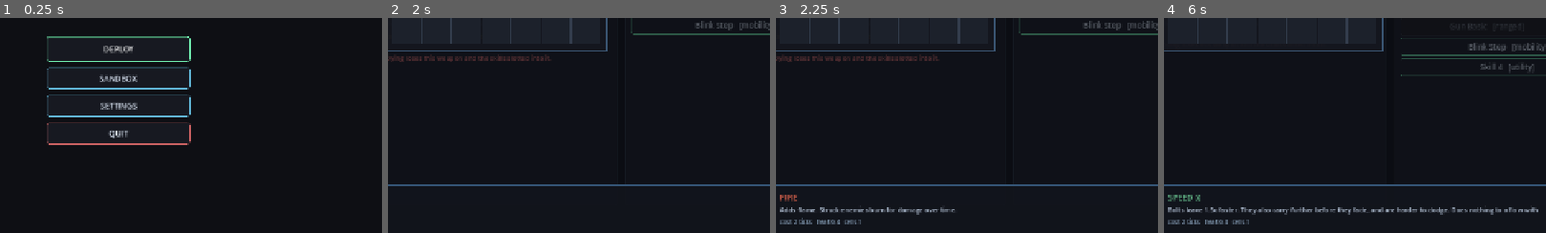
Above: before the commit, frames 1-4 (left to right).
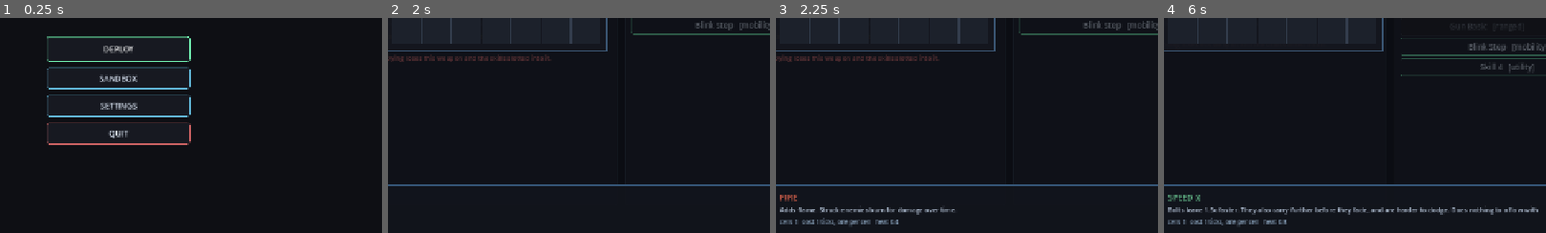
Above: after the commit, the same moments.

Repository: SophomoreSo/Enigami
Game: Godot game, scene res://scenes/main.tscn
The game is run twice, just before and just after one commit, with the same random seed, the same clock (stepped at 60 frames per second) and the same inputs.
Inputs:
- Up to frame 1 (0.25 s): no input
- Up to frame 2 (2 s): click "DEPLOY" at 0.5 s; click "NEW SKILL" at 1.25 s
- Up to frame 3 (2.25 s): click "NEW SKILL" at 2 s
- Up to frame 4 (6 s): click "SANDBOX" at 2.75 s; click "TITLE" at 3.5 s; click "Sword" at 4.25 s; click "NEW SKILL" at 5 s; click "NEW SKILL" at 5.75 s
The pictures show only the part of the screen within x 3-53%, y 43-93%; the shares and areas given below are measured in that part.

Frames 1-2 are identical in both runs. In frame 3, 0.4% of the frame differs, in the area x 2-32%, y 92-97%; in frame 4, 0.4%, in the area x 2-33%, y 92-97%.

Commit message:
One tick per grid cell
A part's tick cost is now its footprint, read from `cells` rather than
stored beside it, so the two cannot drift: every one-cell part costs one
tick and the two-cell forms cost two. What still separates parts in time
is heat.

DELAY is a cell of waiting like any other now; its description says so.
The ON PARRY guard window was read off that part's own tick cost, which
would have cut it from 0.20s to 0.07s, so it is pinned to real seconds
like the overclock settling delay.

Co-Authored-By: Claude Opus 5 <noreply@anthropic.com>
Claude-Session: https://claude.ai/code/session_01QiaBhKDVCYdLNyYN5D7A5d

Diff:
--- a/scripts/core/components.gd
+++ b/scripts/core/components.gd
@@ -6,6 +6,10 @@
 ## A component occupies one (or two) grid cells and declares its OUTPUT ports in
 ## LOCAL space. Rotation `r` turns a local direction `d` into world direction
 ## `(d + r) % 4`. Direction indices: 0=East 1=South 2=West 3=North.
+##
+## A part costs one tick per cell it occupies, so `cells` is its tick cost too:
+## time on the board is distance on the board, and what a cycle costs can be
+## counted off the grid instead of looked up part by part.
 ##
 ## Inputs are not declared. A part takes flow on any edge that is not one of its
 ## own outputs, so the arrows drawn on the board describe its behaviour
@@ -37,154 +41,154 @@
 const COL_TRIGGER := Color(0.98, 0.55, 0.78)
 
 ## id -> definition. Fields:
-##   name, cat, cost (ticks spent inside), heat, cells (1 or 2),
-##   inp (local input dirs), outs (local output dirs),
+##   name, cat, heat, cells (1 or 2), inp (local input dirs),
+##   outs (local output dirs),
 ##   payload_out (local dir of a trigger's secondary branch, -1 if none),
 ##   color, glyph, desc
 const DEFS := {
 	"INPUT": {
-		"name": "INPUT", "cat": CAT_STRUCT, "cost": 1, "heat": 0.0, "cells": 1,
+		"name": "INPUT", "cat": CAT_STRUCT, "heat": 0.0, "cells": 1,
 		"outs": [E], "payload_out": -1, "source": true, "color": COL_STRUCT, "glyph": "▶",
 		"desc": "Flow origin. Starts the next pulse once the previous one has resolved.",
 	},
 	"OUTPUT": {
-		"name": "OUTPUT", "cat": CAT_STRUCT, "cost": 1, "heat": 0.0, "cells": 1,
+		"name": "OUTPUT", "cat": CAT_STRUCT, "heat": 0.0, "cells": 1,
 		"outs": [], "payload_out": -1, "color": COL_STRUCT, "glyph": "◉",
 		"desc": "Converts the assembled flow into a real effect. A flow with no attack form produces no attack.",
 	},
 	"WIRE": {
-		"name": "WIRE", "cat": CAT_STRUCT, "cost": 1, "heat": 0.0, "cells": 1,
+		"name": "WIRE", "cat": CAT_STRUCT, "heat": 0.0, "cells": 1,
 		"outs": [E], "payload_out": -1, "color": COL_STRUCT, "glyph": "─",
 		"desc": "Carries the flow straight through. Costs one tick.",
 	},
 	"BEND": {
-		"name": "BEND", "cat": CAT_STRUCT, "cost": 1, "heat": 0.0, "cells": 1,
+		"name": "BEND", "cat": CAT_STRUCT, "heat": 0.0, "cells": 1,
 		"outs": [S], "payload_out": -1, "color": COL_STRUCT, "glyph": "└",
 		"desc": "Turns the flow ninety degrees. Costs one tick.",
 	},
 
 	"PROJECTILE": {
-		"name": "PROJECTILE", "cat": CAT_FORM, "cost": 3, "heat": 0.6, "cells": 1,
+		"name": "PROJECTILE", "cat": CAT_FORM, "heat": 0.6, "cells": 1,
 		"outs": [E], "payload_out": -1, "color": COL_FORM, "glyph": "→",
 		"desc": "Fires a bolt along the aim direction. The standard ranged form.",
 	},
 	"SLASH": {
-		"name": "SLASH", "cat": CAT_FORM, "cost": 2, "heat": 0.5, "cells": 1,
+		"name": "SLASH", "cat": CAT_FORM, "heat": 0.5, "cells": 1,
 		"outs": [E], "payload_out": -1, "color": COL_FORM, "glyph": "/",
 		"desc": "An instant short arc at the aim direction. Fast, but reach is short.",
 	},
 	"AREA": {
-		"name": "AREA", "cat": CAT_FORM, "cost": 4, "heat": 1.2, "cells": 2,
+		"name": "AREA", "cat": CAT_FORM, "heat": 1.2, "cells": 2,
 		"outs": [E], "payload_out": -1, "color": COL_FORM, "glyph": "◎",
 		"desc": "Damages everything inside a burst radius. Uses two board cells.",
 	},
 	"DASHSLASH": {
-		"name": "DASHSLASH", "cat": CAT_FORM, "cost": 4, "heat": 1.0, "cells": 2,
+		"name": "DASHSLASH", "cat": CAT_FORM, "heat": 1.0, "cells": 2,
 		"outs": [E], "payload_out": -1, "color": COL_FORM, "glyph": "»",
 		"desc": "Lunges along the aim direction, cutting everything on the path. Uses two cells.",
 	},
 	"DASHSLASH_AUTO": {
-		"name": "DASHSLASH+", "cat": CAT_FORM, "cost": 4, "heat": 1.4, "cells": 2,
+		"name": "DASHSLASH+", "cat": CAT_FORM, "heat": 1.4, "cells": 2,
 		"outs": [E], "payload_out": -1, "color": COL_FORM, "glyph": "»*",
 		"desc": "Seeks the nearest visible enemy and blinks through it, cutting the path. Uses two cells.",
 	},
 
 	"FIRE": {
-		"name": "FIRE", "cat": CAT_ELEMENT, "cost": 2, "heat": 0.4, "cells": 1,
+		"name": "FIRE", "cat": CAT_ELEMENT, "heat": 0.4, "cells": 1,
 		"outs": [E], "payload_out": -1, "color": COL_ELEMENT, "glyph": "🔥",
 		"desc": "Adds flame. Struck enemies burn for damage over time.",
 	},
 	"ICE": {
-		"name": "ICE", "cat": CAT_ELEMENT, "cost": 2, "heat": 0.4, "cells": 1,
+		"name": "ICE", "cat": CAT_ELEMENT, "heat": 0.4, "cells": 1,
 		"outs": [E], "payload_out": -1, "color": Color(0.45, 0.8, 0.98), "glyph": "❄",
 		"desc": "Adds frost. Struck enemies are slowed.",
 	},
 
 	"DAMAGE": {
-		"name": "DAMAGE +", "cat": CAT_STAT, "cost": 2, "heat": 0.3, "cells": 1,
+		"name": "DAMAGE +", "cat": CAT_STAT, "heat": 0.3, "cells": 1,
 		"outs": [E], "payload_out": -1, "color": COL_STAT, "glyph": "+",
 		"desc": "Raises damage. Stable and simple, but interacts with little else.",
 	},
 	"SIZE": {
-		"name": "SIZE x", "cat": CAT_STAT, "cost": 2, "heat": 0.4, "cells": 1,
+		"name": "SIZE x", "cat": CAT_STAT, "heat": 0.4, "cells": 1,
 		"outs": [E], "payload_out": -1, "color": COL_STAT, "glyph": "⤢",
 		"desc": "Scales the attack by 1.6. Melee arcs widen and reach further.",
 	},
 	"SPEED": {
-		"name": "SPEED x", "cat": CAT_STAT, "cost": 2, "heat": 0.35, "cells": 1,
+		"name": "SPEED x", "cat": CAT_STAT, "heat": 0.35, "cells": 1,
 		"outs": [E], "payload_out": -1, "color": COL_STAT, "glyph": "⏩",
 		"desc": "Bolts leave 1.5x faster. They also carry further before they fade, and are harder to dodge. Does nothing to a flow with no bolt in it.",
 	},
 
 	"PIERCE": {
-		"name": "PIERCE", "cat": CAT_BEHAVIOR, "cost": 2, "heat": 0.5, "cells": 1,
+		"name": "PIERCE", "cat": CAT_BEHAVIOR, "heat": 0.5, "cells": 1,
 		"outs": [E], "payload_out": -1, "color": COL_BEHAVIOR, "glyph": "⇢",
 		"desc": "The attack continues through targets instead of stopping on the first.",
 	},
 	"DASH": {
-		"name": "DASH", "cat": CAT_BEHAVIOR, "cost": 2, "heat": 0.5, "cells": 1,
+		"name": "DASH", "cat": CAT_BEHAVIOR, "heat": 0.5, "cells": 1,
 		"outs": [E], "payload_out": -1, "color": COL_BEHAVIOR, "glyph": "≫",
 		"desc": "Lunges a short distance along the aim. Chains with melee forms into a moving arc.",
 	},
 	"BLINK": {
-		"name": "BLINK", "cat": CAT_BEHAVIOR, "cost": 3, "heat": 0.7, "cells": 1,
+		"name": "BLINK", "cat": CAT_BEHAVIOR, "heat": 0.7, "cells": 1,
 		"outs": [E], "payload_out": -1, "color": COL_BEHAVIOR, "glyph": "✦",
 		"desc": "Teleports behind the nearest visible enemy. Works alone; if nothing is in sight the flow simply continues.",
 	},
 	"HOMING": {
-		"name": "HOMING", "cat": CAT_BEHAVIOR, "cost": 3, "heat": 0.6, "cells": 1,
+		"name": "HOMING", "cat": CAT_BEHAVIOR, "heat": 0.6, "cells": 1,
 		"outs": [E], "payload_out": -1, "color": COL_BEHAVIOR, "glyph": "◈",
 		"desc": "Tracks the nearest enemy. Bolts curve; melee forms re-aim themselves.",
 	},
 	"REVERSE": {
-		"name": "REVERSE", "cat": CAT_BEHAVIOR, "cost": 2, "heat": 0.4, "cells": 1,
+		"name": "REVERSE", "cat": CAT_BEHAVIOR, "heat": 0.4, "cells": 1,
 		"outs": [E], "payload_out": -1, "color": COL_BEHAVIOR, "glyph": "↺",
 		"desc": "Flips travel direction. Bolts return to you; other forms invert in their own way.",
 	},
 
 	"SPLIT": {
-		"name": "SPLIT", "cat": CAT_FLOW, "cost": 2, "heat": 0.4, "cells": 1,
+		"name": "SPLIT", "cat": CAT_FLOW, "heat": 0.4, "cells": 1,
 		"outs": [N, S], "payload_out": -1, "color": COL_FLOW, "glyph": "Y",
 		"desc": "Divides one flow into two. Each branch carries half the damage.",
 	},
 	"TEE": {
-		"name": "TEE", "cat": CAT_FLOW, "cost": 2, "heat": 0.5, "cells": 1,
+		"name": "TEE", "cat": CAT_FLOW, "heat": 0.5, "cells": 1,
 		"outs": [E, S], "payload_out": -1, "color": COL_FLOW, "glyph": "┬",
 		"desc": "Keeps the main flow and grows one branch sideways. Both carry full damage.",
 	},
 	"DUPLICATE": {
-		"name": "DUPLICATE x3", "cat": CAT_FLOW, "cost": 3, "heat": 3.0, "cells": 1,
+		"name": "DUPLICATE x3", "cat": CAT_FLOW, "heat": 3.0, "cells": 1,
 		"outs": [E], "payload_out": -1, "color": COL_FLOW, "glyph": "⋯",
 		"desc": "Produces the same result three times at full damage. Generates a lot of heat.",
 	},
 	"OVERCLOCK": {
-		"name": "OVERCLOCK", "cat": CAT_FLOW, "cost": 1, "heat": 0.0, "cells": 1,
+		"name": "OVERCLOCK", "cat": CAT_FLOW, "heat": 0.0, "cells": 1,
 		"outs": [E], "payload_out": -1, "color": COL_FLOW, "glyph": "⚡",
 		"desc": "Runs the whole board on a faster clock, at the price of a settling delay between cycles. Each one adds less speed than the last while the delay grows faster, so a few pay off and a wall of them does not.",
 	},
 	"DELAY": {
-		"name": "DELAY", "cat": CAT_FLOW, "cost": 12, "heat": 0.0, "cells": 1,
+		"name": "DELAY", "cat": CAT_FLOW, "heat": 0.0, "cells": 1,
 		"outs": [E], "payload_out": -1, "color": COL_FLOW, "glyph": "⏳",
-		"desc": "Holds the flow in place for a long time. Used to stagger branches and triggers.",
+		"desc": "One cell of waiting, like every other cell. Stagger a branch against another by giving it further to walk.",
 	},
 	"TIME_DILATION": {
-		"name": "TIME DILATION", "cat": CAT_FLOW, "cost": 4, "heat": 2.0, "cells": 1,
+		"name": "TIME DILATION", "cat": CAT_FLOW, "heat": 2.0, "cells": 1,
 		"outs": [E], "payload_out": -1, "color": COL_FLOW, "glyph": "◷",
 		"desc": "Slows the world and the board alike. Not a speed buff — a change in the pace of the fight.",
 	},
 
 	"ON_HIT": {
-		"name": "ON HIT", "cat": CAT_TRIGGER, "cost": 2, "heat": 0.6, "cells": 1,
+		"name": "ON HIT", "cat": CAT_TRIGGER, "heat": 0.6, "cells": 1,
 		"outs": [E], "payload_out": S, "color": COL_TRIGGER, "glyph": "!",
 		"desc": "Runs the branch flow as a payload when this skill connects.",
 	},
 	"ON_KILL": {
-		"name": "ON KILL", "cat": CAT_TRIGGER, "cost": 2, "heat": 0.6, "cells": 1,
+		"name": "ON KILL", "cat": CAT_TRIGGER, "heat": 0.6, "cells": 1,
 		"outs": [E], "payload_out": S, "color": COL_TRIGGER, "glyph": "☠",
 		"desc": "Runs the branch flow as a payload only when this skill kills.",
 	},
 	"ON_PARRY": {
-		"name": "ON PARRY", "cat": CAT_TRIGGER, "cost": 3, "heat": 0.8, "cells": 1,
+		"name": "ON PARRY", "cat": CAT_TRIGGER, "heat": 0.8, "cells": 1,
 		"outs": [E], "payload_out": S, "color": COL_TRIGGER, "glyph": "⊓",
 		"desc": "Opens a brief guard window as the flow passes. Absorbing a hit there runs the branch flow.",
 	},
@@ -210,6 +214,11 @@
 
 static func is_structural(id: String) -> bool:
 	return STRUCTURAL.has(id)
+
+## Ticks a flow spends inside a component: one for every cell it covers. Read
+## from the footprint rather than stored beside it, so the two cannot drift.
+static func tick_cost(id: String) -> int:
+	return maxi(1, int(get_def(id).get("cells", 1)))
 
 static func rotate_dir(local_dir: int, rot: int) -> int:
 	return (local_dir + rot) % 4
--- a/scripts/core/skill_runner.gd
+++ b/scripts/core/skill_runner.gd
@@ -3,8 +3,8 @@
 
 ## Runs a SkillBoard as a live circuit.
 ##
-## A pulse starts at INPUT carrying a base payload, spends each component's tick
-## cost inside it, and mutates the payload on entry. Reaching an OUTPUT turns the
+## A pulse starts at INPUT carrying a base payload, spends one tick inside each
+## cell of every component it enters, and mutates the payload on entry. Reaching an OUTPUT turns the
 ## payload into a real effect. The INPUT only restarts once every pulse of the
 ## previous cycle has resolved, so board length *is* the cooldown.
 ##
@@ -40,6 +40,11 @@
 const READY_FLASH := 0.45
 ## What one SPEED part multiplies a bolt's velocity by.
 const SPEED_MUL := 1.5
+## How long the guard window ON PARRY opens stays open. Real seconds, like the
+## overclock settling delay and for the same reason: a window denominated in
+## ticks would be shortened by a faster clock, and it used to be read off ON
+## PARRY's own tick cost, which one tick per cell would have cut to a third.
+const PARRY_WINDOW := 0.2
 
 class Pulse extends RefCounted:
 	var cell: Vector2i
@@ -276,7 +281,7 @@
 	var entry: Dictionary = board.comp_origin_at(input_cell)
 	if entry.is_empty():
 		return false
-	pulses = [Pulse.new(input_cell, int(Components.get_def(entry["id"])["cost"]),
+	pulses = [Pulse.new(input_cell, Components.tick_cost(entry["id"]),
 		_base_payload(), cycle_ttl())]
 	return true
 
@@ -375,7 +380,7 @@
 	_apply(tid, payload)
 	if tid == "OUTPUT":
 		_resolve(payload)
-	result.append(Pulse.new(cell, int(Components.get_def(tid)["cost"]), payload, ttl - 1))
+	result.append(Pulse.new(cell, Components.tick_cost(tid), payload, ttl - 1))
 
 ## Mutate the payload as it enters a component.
 func _apply(id: String, p: Payload) -> void:
@@ -414,7 +419,7 @@
 			dilation_requested.emit(1.4)
 		"ON_PARRY":
 			_had_effect = true
-			parry_opened.emit(float(def["cost"]) * tick_time() * 1.5)
+			parry_opened.emit(PARRY_WINDOW)
 
 ## A branch reaching an OUTPUT defines a follow-up attack rather than firing
 ## one. A loop can bring the same branch round several times in a single cycle,
--- a/scripts/ui/skill_editor.gd
+++ b/scripts/ui/skill_editor.gd
@@ -546,8 +546,8 @@
 		var def := Components.get_def(describe)
 		draw_string(_font, Vector2(48, y + 26), String(def["name"]), HORIZONTAL_ALIGNMENT_LEFT, -1, 14, Color(def["color"]))
 		draw_string(_font, Vector2(48, y + 46), String(def["desc"]), HORIZONTAL_ALIGNMENT_LEFT, 620, 11, Color(0.72, 0.78, 0.86))
-		draw_string(_font, Vector2(48, y + 66), "cost %d ticks   heat %.1f   cells %d" % [
-			int(def["cost"]), float(def["heat"]), int(def["cells"])],
+		draw_string(_font, Vector2(48, y + 66), "cells %d   cost %d ticks, one per cell   heat %.1f" % [
+			int(def["cells"]), Components.tick_cost(describe), float(def["heat"])],
 			HORIZONTAL_ALIGNMENT_LEFT, -1, 10, Color(0.55, 0.65, 0.75))
 
 	var b := current_board()
--- a/tests/cooldown_test.gd
+++ b/tests/cooldown_test.gd
@@ -37,6 +37,20 @@
 		elif ran:
 			break
 	return {"wipe": wipe, "seconds": secs}
+
+## A straight board: INPUT, the listed parts in a row, then OUTPUT. Returns how
+## many ticks one whole cycle of it takes.
+func ticks_of(ids: Array) -> int:
+	var b := SkillBoard.new(12, 5, "chain")
+	b.place("INPUT", Vector2i(0, 2), 0)
+	var x := 1
+	for id in ids:
+		b.place(String(id), Vector2i(x, 2), 0)
+		x += int(Components.get_def(id)["cells"])
+	b.place("OUTPUT", Vector2i(x, 2), 0)
+	var r := SkillRunner.new(b)
+	r.base_payload_provider = func() -> Payload: return Weapons.base_payload("SWORD")
+	return int(r.simulate()["ticks"])
 
 func _ready() -> void:
 	# Held: the fill runs the whole wait and restarts, and each landing flashes.
@@ -122,5 +136,23 @@
 	check(worst > 0.9,
 		"the wipe is full when the slot comes free, charged or not (worst %.2f)" % worst)
 
+	# One tick per cell. What a part costs is the room it takes up, so a cycle can
+	# be counted off the grid instead of looked up part by part.
+	var drift: Array = []
+	for id in Components.DEFS:
+		if Components.tick_cost(id) != int(Components.get_def(id)["cells"]):
+			drift.append(id)
+	check(drift.is_empty(), "every part costs one tick per cell (%s)" % str(drift))
+	check(Components.tick_cost("AREA") == 2 and Components.tick_cost("WIRE") == 1,
+		"a two-cell part costs two ticks and a one-cell part one")
+	# And the board agrees: every cell added to the path is one more tick,
+	# whichever part it belongs to. DELAY, which used to hold a flow for twelve
+	# ticks of its own, is now a cell like any other.
+	var one := ticks_of(["WIRE"])
+	check(ticks_of(["WIRE", "WIRE"]) - one == 1,
+		"a second WIRE costs one tick (%d)" % (ticks_of(["WIRE", "WIRE"]) - one))
+	check(ticks_of(["WIRE", "DELAY"]) - one == 1,
+		"and so does a DELAY (%d)" % (ticks_of(["WIRE", "DELAY"]) - one))
+
 	print("[CD] ---- %d failures ----" % fails)
 	get_tree().quit()
Not shown, changed: README.md
